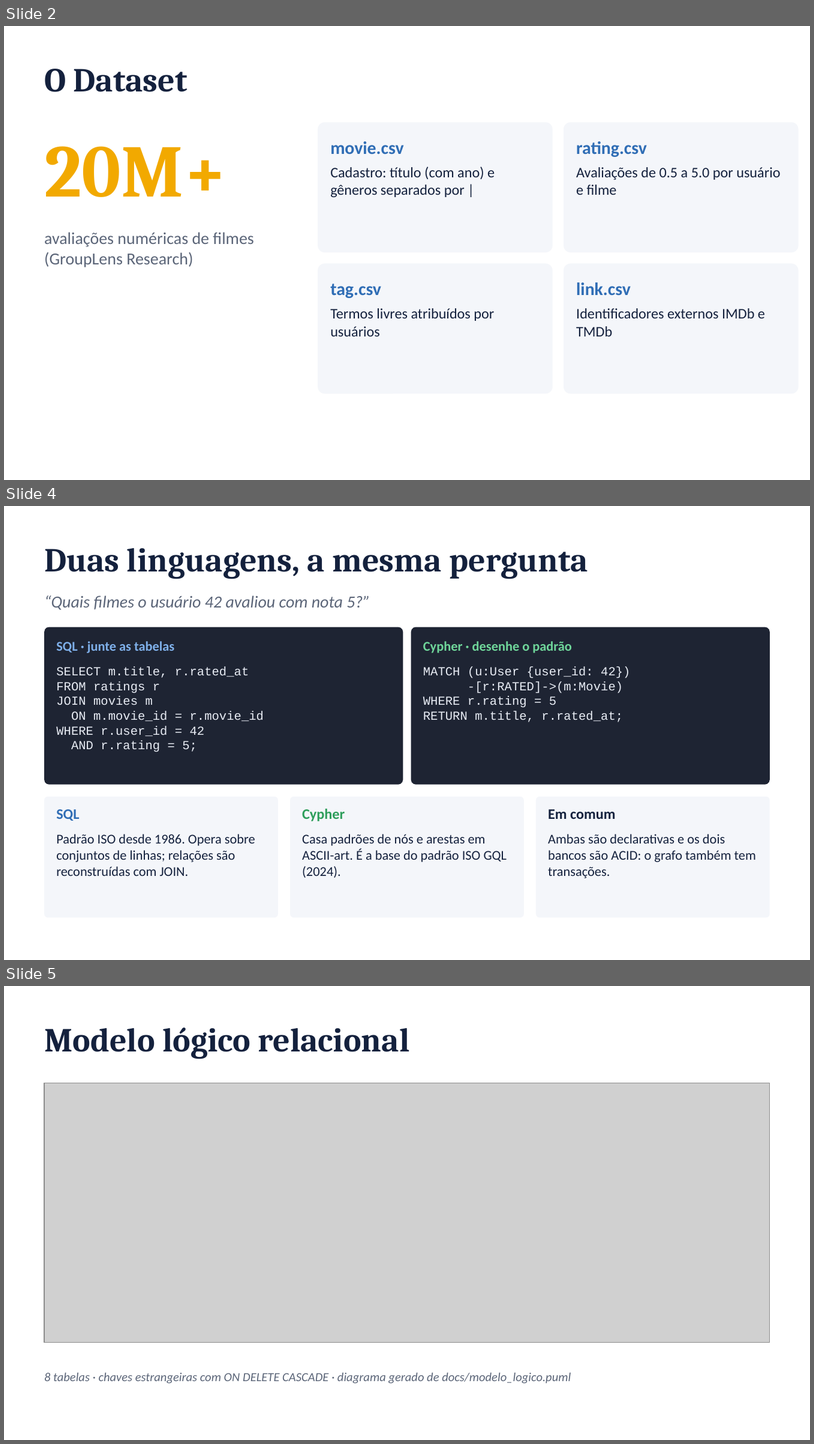
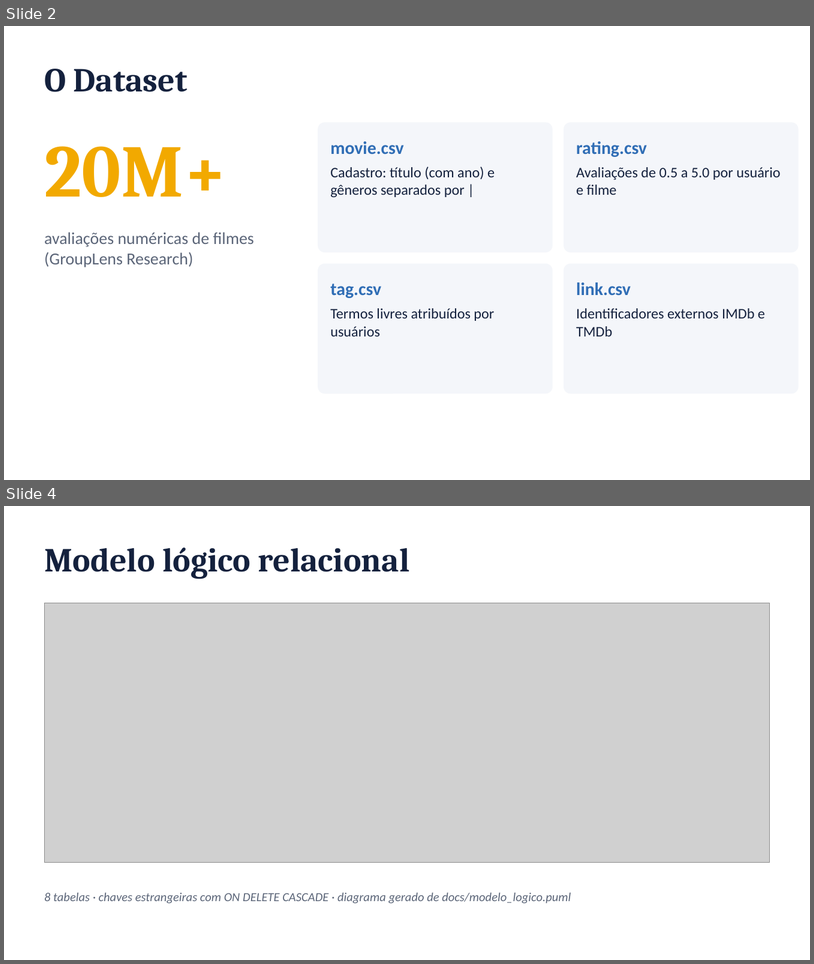
Before and after one commit to FineiasAntonio/BancoDeDados, a slide deck: docs/apresentacao.pptx. Shown one above the other, each under a label of ours: slides 2, 4 and 5 before the commit, slides 2 and 4 after it; the slides between them are not shown. The pictures are 814x1444 and 814x964 pixels, drawn with LibreOffice and Linux fonts; fonts in the diff are those of the drawing; grey boxes stand for pictures. Boxes give left, top, right and bottom in pixels: in the first picture for what was removed or moved away, otherwise in the second. Text is boxed around its words. In the diff, an @@ line names an element or a change of style, - is before the commit and + after.

```diff
--- a/docs/apresentacao.pptx
+++ b/docs/apresentacao.pptx
@@ slide 4 removed at (x1=4, y1=506, x2=810, y2=960), background #FFFFFF @@
@@ text removed at (x1=44, y1=548, x2=588, y2=579) @@
-Duas linguagens, a mesma pergunta
@@ text removed at (x1=44, y1=595, x2=370, y2=610) @@
-“Quais filmes o usuário 42 avaliou com nota 5?”
@@ rounded rectangle removed at (x1=44, y1=627, x2=403, y2=784) @@
@@ rounded rectangle removed at (x1=411, y1=627, x2=770, y2=784) @@
@@ text removed at (x1=56, y1=641, x2=174, y2=653) @@
-SQL · junte as tabelas
@@ text removed at (x1=423, y1=641, x2=572, y2=653) @@
-Cypher · desenhe o padrão
@@ text removed at (x1=56, y1=666, x2=264, y2=752) @@
-SELECT m.title, r.rated_at
-FROM ratings r
-JOIN movies m
-ON m.movie_id = r.movie_id
-WHERE r.user_id = 42
-AND r.rating = 5;
@@ text removed at (x1=423, y1=666, x2=630, y2=722) @@
-MATCH (u:User {user_id: 42})
--[r:RATED]->(m:Movie)
-WHERE r.rating = 5
-RETURN m.title, r.rated_at;
@@ rounded rectangle removed at (x1=44, y1=796, x2=278, y2=917) @@
@@ text removed at (x1=56, y1=809, x2=79, y2=820) @@
-SQL
@@ rounded rectangle removed at (x1=290, y1=796, x2=524, y2=917) @@
@@ text removed at (x1=302, y1=808, x2=345, y2=821) @@
-Cypher
@@ rounded rectangle removed at (x1=536, y1=796, x2=770, y2=917) @@
@@ text removed at (x1=548, y1=809, x2=615, y2=819) @@
-Em comum
@@ text removed at (x1=56, y1=834, x2=255, y2=876) @@
-Padrão ISO desde 1986. Opera sobre conjuntos de linhas; relações são reconstruídas com JOIN.
@@ text removed at (x1=302, y1=834, x2=507, y2=877) @@
-Casa padrões de nós e arestas em ASCII-art. É a base do padrão ISO GQL (2024).
@@ text removed at (x1=548, y1=834, x2=756, y2=878) @@
-Ambas são declarativas e os dois bancos são ACID: o grafo também tem transações.
@@ what was slide 5 is now slide 4 @@
```
Also in this commit, not shown: 10 slides changed, 1 other slide removed.
